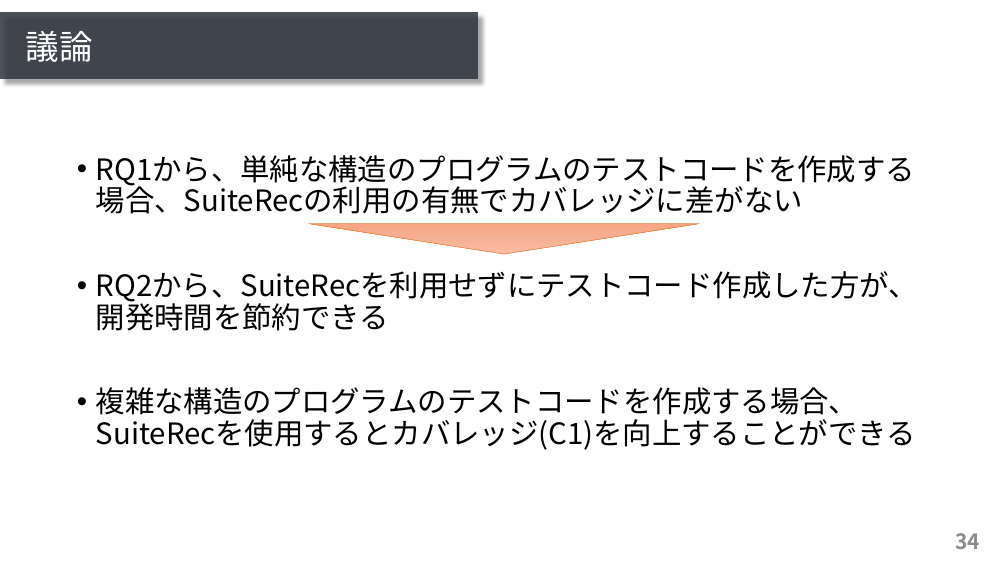
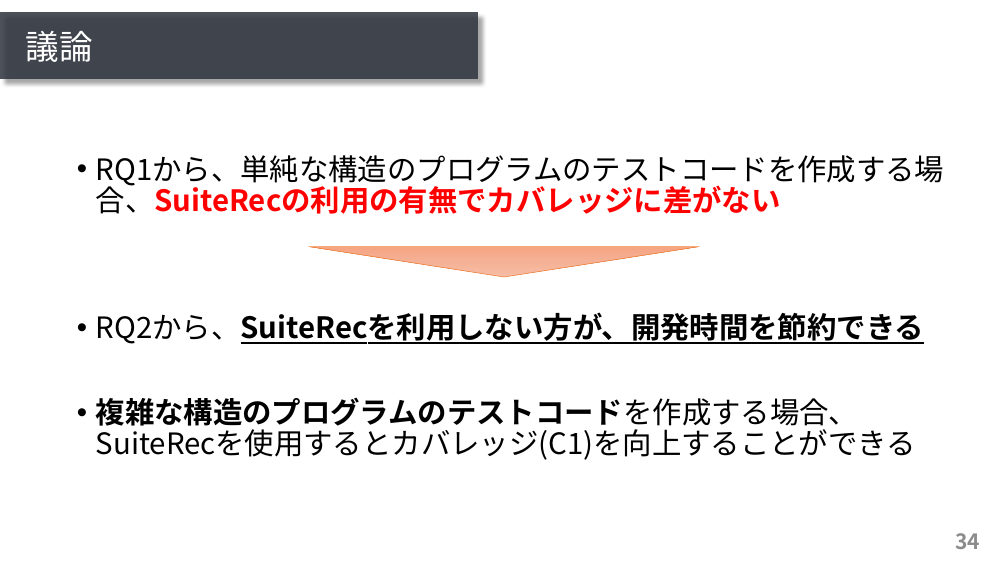
Before and after one commit to ryosuke-ku/mthesis2020-pre, a slide deck: slide 34 of presentation_kurachi.pptx. Drawn at 1008x567 pixels with LibreOffice and Linux fonts; fonts in the diff are those of the drawing. Boxes give left, top, right and bottom in pixels: in the first picture for what was removed or moved away, otherwise in the second. Text is boxed around its words. In the diff, an @@ line names an element or a change of style, - is before the commit and + after.

```diff
--- a/presentation_kurachi.pptx
+++ b/presentation_kurachi.pptx
@@ text at (96, 155, 945, 460): text colour #000000 to #FF0000 in "RQ1から、単純な構造のプログラムのテストコードを作成する場合、SuiteRecの利用の有無でカバレッジに差がない"; bold on in "RQ1から、単純な構造のプログラムのテストコードを作成する場合、SuiteRecの利用の有無でカバレッジに差がない", "複雑な構造のプログラムのテストコードを作成する場合、SuiteRecを使用するとカバレッジ(C1)を向上することができる" @@
@@ triangle: place and size @@
-triangle at (309, 224, 699, 254)
+triangle at (309, 247, 699, 277)
@@ text at (96, 312, 924, 344): text changed; bold on @@
-• RQ2から、SuiteRecを利用せずにテストコード作成した方が、開発時間を節約できる
+• RQ2から、SuiteRecを利用しない方が、開発時間を節約できる
```
Also in this commit, not shown: 4 other slides changed, 1 slide added, 1 other file.
